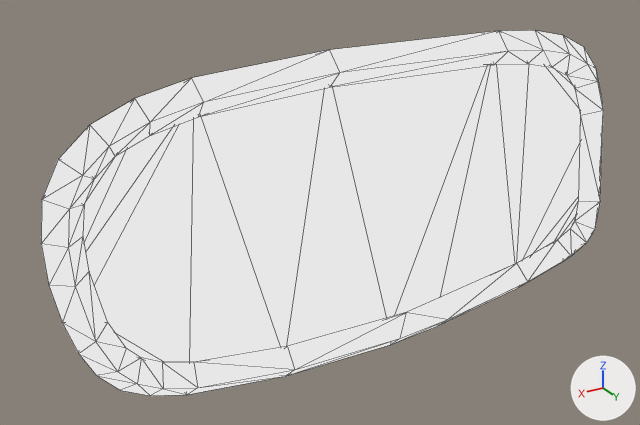
The Blender file Resources/letter_wordballoon.000.blend as it was, and as the next commit left it.
Rendered twice from a 50 mm lens placed at (0.379, 0.558, 0.284), pointed at (0.029, -0.025, -0.008). Every picture has the same lights, and +X, +Y and +Z are marked at lower right. Mesh edges are drawn as thin lines.

In view in the first picture: 'Wordballoon'.
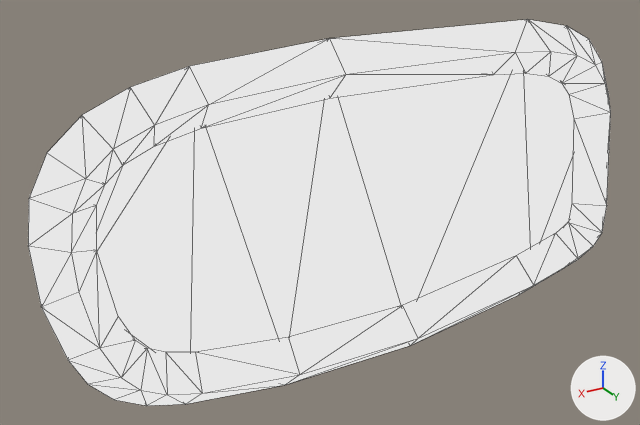
Where the change shows, as pixel boxes (x1, y1, x2, y2) in the pictures (640 x 425 px):
'Wordballoon', modifiers changed
    before: (41, 30, 603, 396)
    after: (28, 19, 611, 406)

Patch to the scene script:
```diff
--- a/Resources/letter_wordballoon.000.blend.py
+++ b/Resources/letter_wordballoon.000.blend.py
@@ ob_wordballoon @@
 _m = ob_wordballoon.modifiers.new('Solidify', 'SOLIDIFY')
-_m.thickness = -0.004
+_m.thickness = -0.01
 _m.material_offset = 2
@@ ob_wordballoon @@
 _m = ob_wordballoon.modifiers.new('Solidify', 'SOLIDIFY')
 _m.use_flip_normals = True
+_m.nonmanifold_thickness_mode = 'FIXED'
 _m = ob_wordballoon.modifiers.new('Weld', 'WELD')
```
